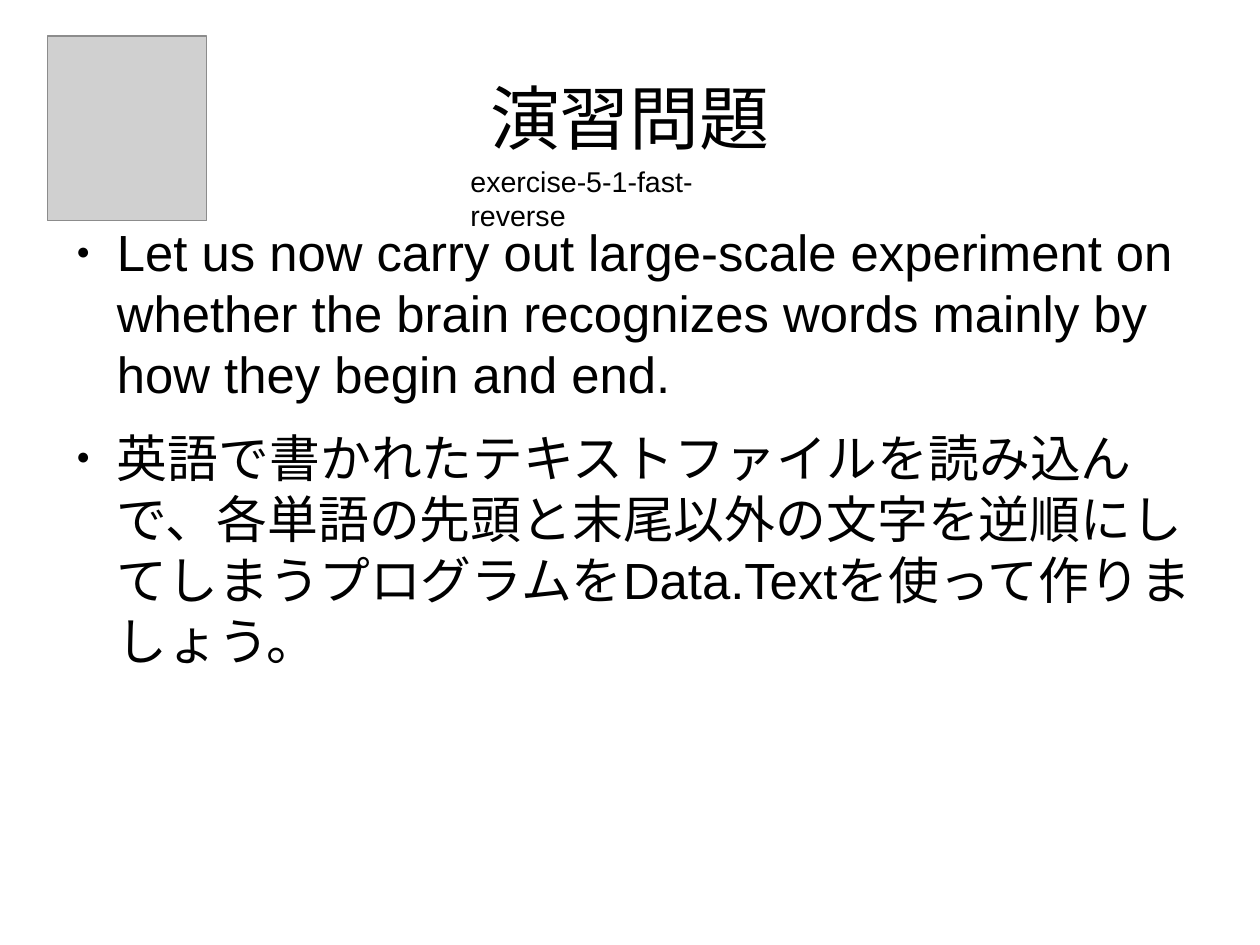
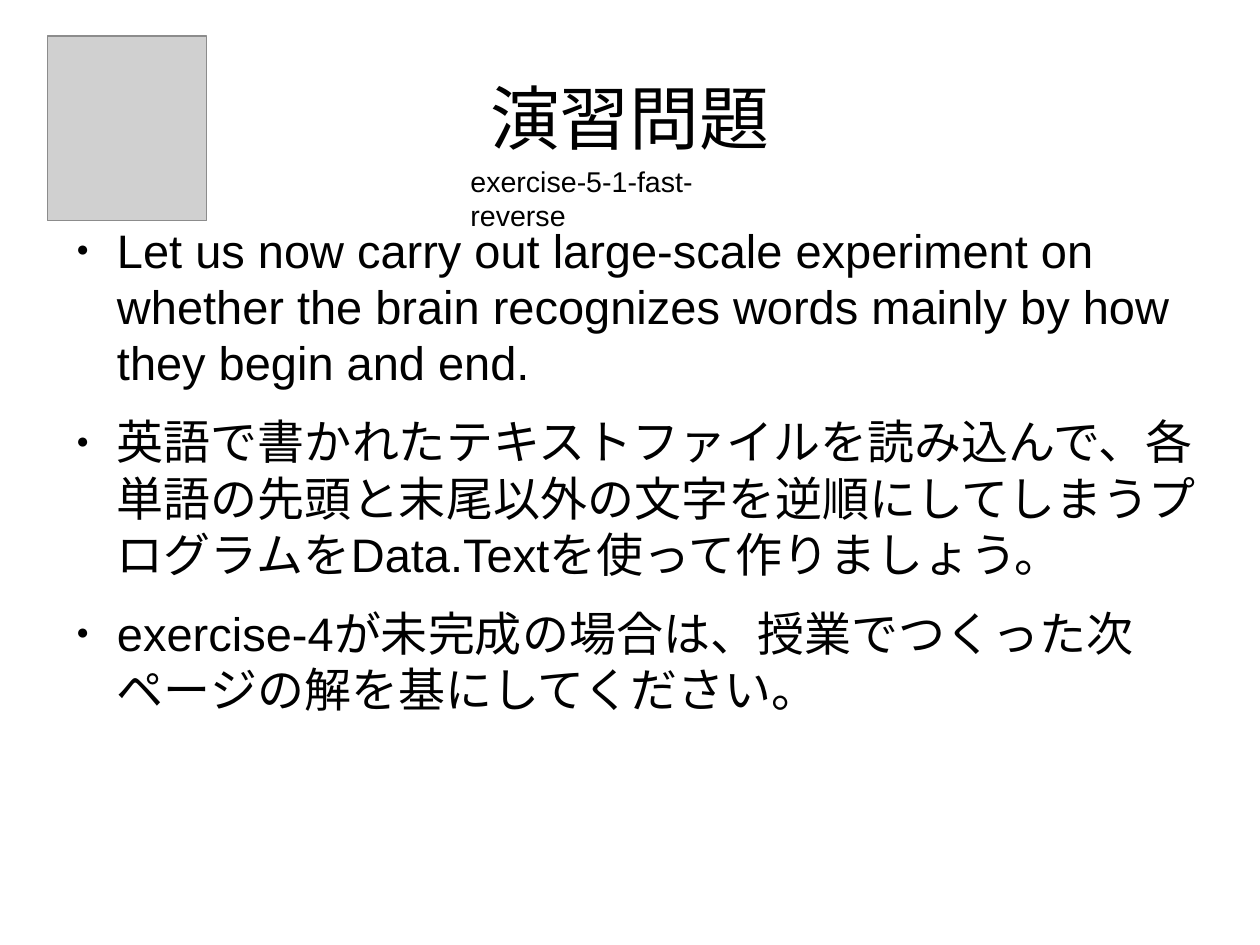
Before and after one commit to nushio3/learn-haskell, a slide deck: slide 68 of Tsukuba-2016.odp. Drawn at 1260x945 pixels with LibreOffice and Linux fonts; fonts in the diff are those of the drawing; grey boxes stand for pictures. Boxes give left, top, right and bottom in pixels: in the first picture for what was removed or moved away, otherwise in the second. Text is boxed around its words. In the diff, an @@ line names an element or a change of style, - is before the commit and + after.

```diff
--- a/Tsukuba-2016.odp
+++ b/Tsukuba-2016.odp
@@ text at box(117, 234, 1196, 576): size 32 to 29.6 pt in "Let us now carry out large-scale experiment ...", "英語で書かれたテキストファイルを読み込んで、各単語の先頭と末尾以外の文字を逆順にしてしまうプログラムをData.Text ..." @@
@@ text at box(117, 614, 1133, 711): paragraph added @@
+● exercise-4が未完成の場合は、授業でつくった次ページの解を基にしてください。
```
Also in this commit, not shown: 3 other slides changed, 4 slides added.
